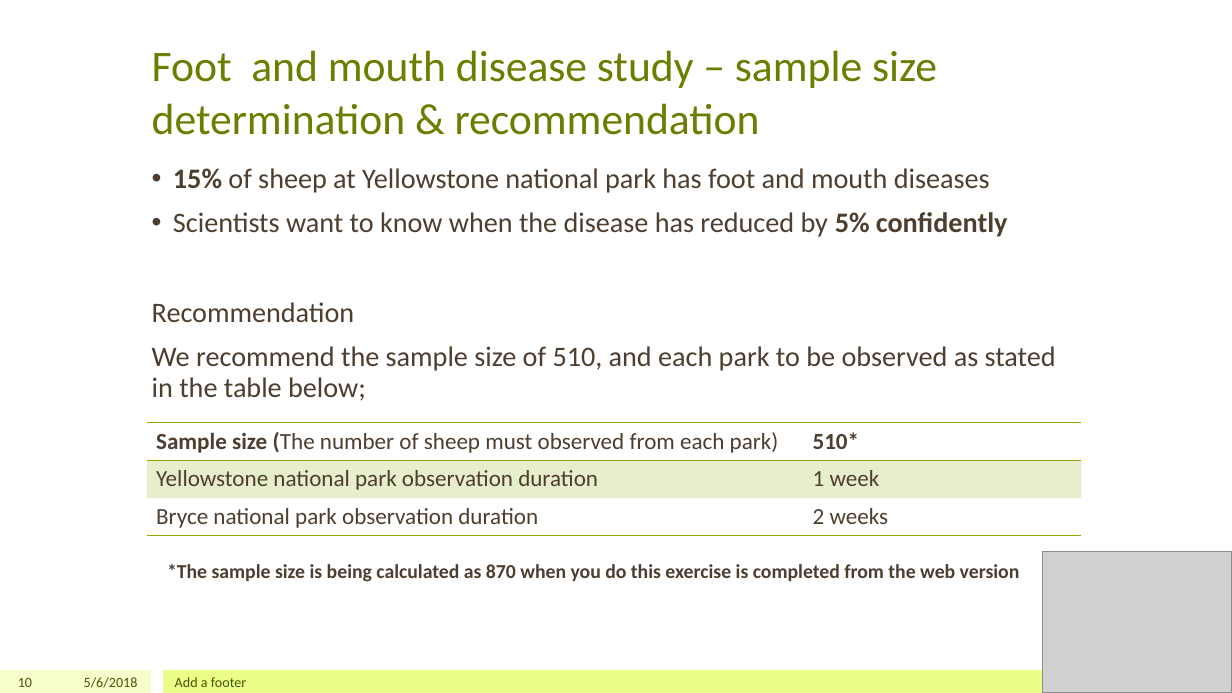
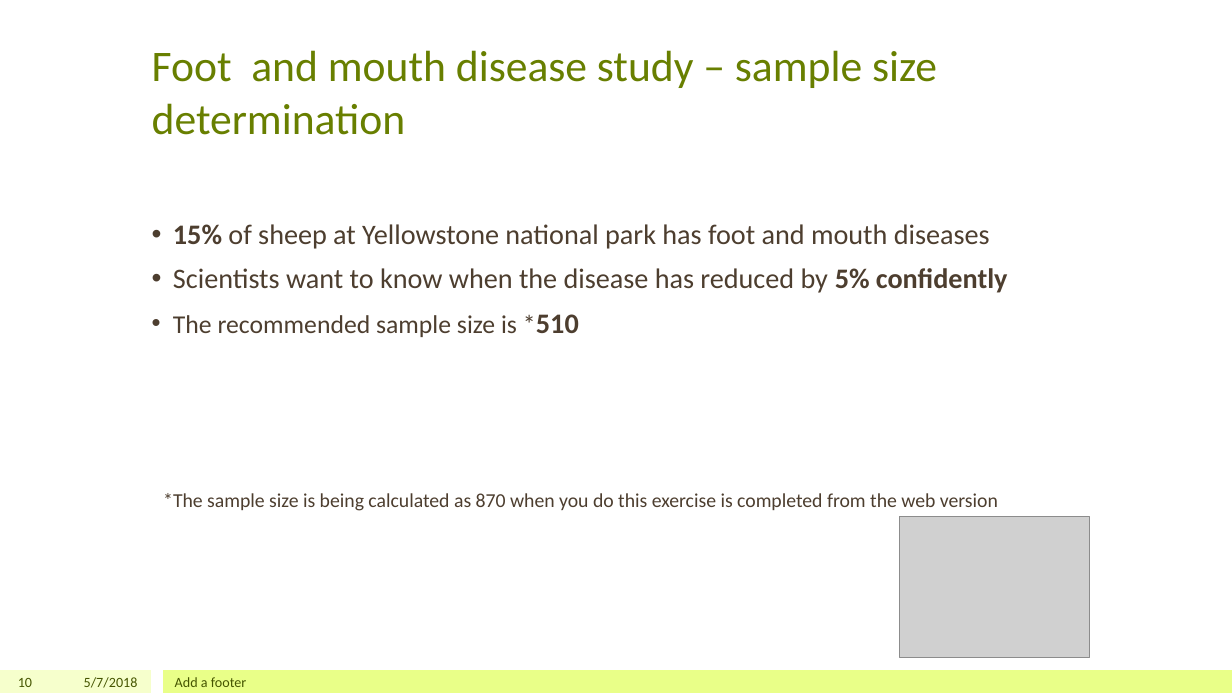
Before and after one commit to iamchristinelee/codeacademy, a slide deck: slide 10 of DataScience/Capstone/biodiversity.pptx. Drawn at 1232x693 pixels with LibreOffice and Linux fonts; fonts in the diff are those of the drawing; grey boxes stand for pictures. Boxes give left, top, right and bottom in pixels: in the first picture for what was removed or moved away, otherwise in the second. Text is boxed around its words. In the diff, an @@ line names an element or a change of style, - is before the commit and + after.

Commit message:
update

```diff
--- a/DataScience/Capstone/biodiversity.pptx
+++ b/DataScience/Capstone/biodiversity.pptx
@@ title at (x1=152, y1=50, x2=937, y2=135): text changed @@
-Foot and mouth disease study – sample size determination & recommendation
+Foot and mouth disease study – sample size determination
@@ text "15% of sheep at Yellowstone ..." moved from (x1=152, y1=168, x2=1056, y2=401) to (x1=173, y1=224, x2=1008, y2=337) @@
@@ text at (x1=173, y1=314, x2=579, y2=337): text changed; size 22 to 20 pt @@
-Recommendation
-We recommend the sample size of 510, and each park to be observed as stated in the table below;
+• The recommended sample size is *510
@@ table removed at (x1=147, y1=423, x2=1081, y2=534), 3 rows, 2 columns @@
-Sample size (The number of sheep must observed from each park) | 510*
-Yellowstone national park observation duration | 1 week
-Bryce national park observation duration | 2 weeks
@@ text "*The sample size is being ..." moved from (x1=167, y1=564, x2=1020, y2=582) to (x1=163, y1=493, x2=998, y2=511) @@
@@ text "*The sample size is being ..." at (x1=163, y1=493, x2=998, y2=511): bold off @@
@@ picture moved from (x1=1043, y1=552, x2=1232, y2=693) to (x1=900, y1=517, x2=1090, y2=658) @@
@@ text at (x1=84, y1=677, x2=138, y2=688): text changed @@
-5/6/2018
+5/7/2018
```
Also in this commit, not shown: 8 other slides changed, 1 slide added.
